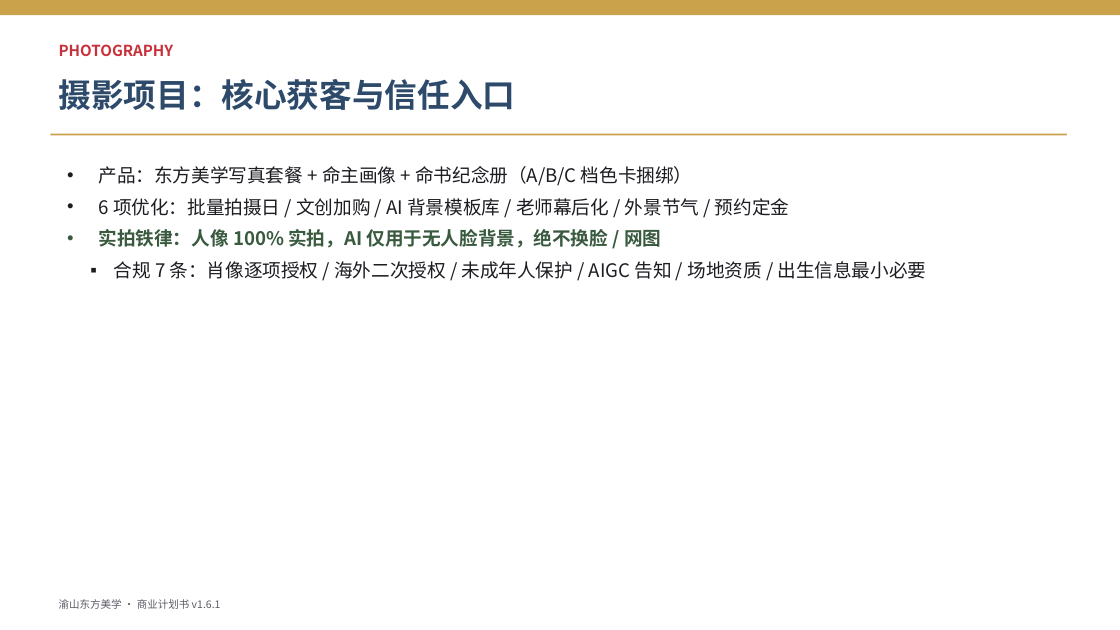
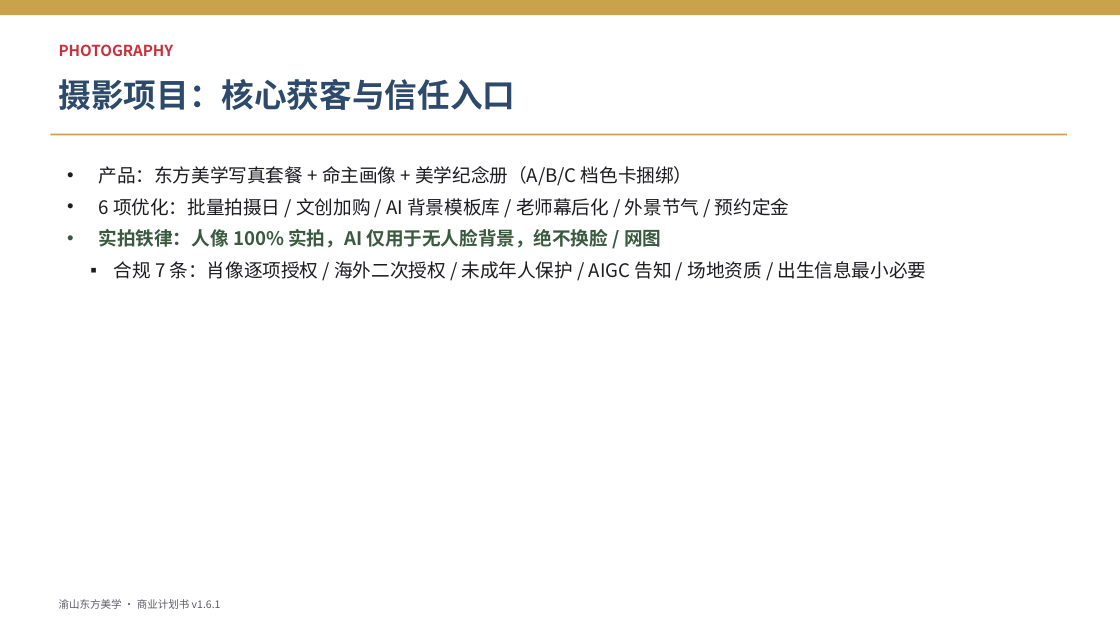
Before and after one commit to fenghuo02/ai-project, a slide deck: slide 4 of docs/business-plan-deck.pptx. Drawn at 1120x630 pixels with LibreOffice and Linux fonts; fonts in the diff are those of the drawing. Boxes give left, top, right and bottom in pixels: in the first picture for what was removed or moved away, otherwise in the second. Text is boxed around its words. In the diff, an @@ line names an element or a change of style, - is before the commit and + after.

Commit message:
chore(v1.6.2): 命书交付物下线，全文改为不含命理的「美学纪念册」
项目以后不再为客户生成「命书」。将原命书在交付/定价/订阅/合同中的位置，
统一替换为不含命理推算的「美学纪念册」（汇编客户专属命主画像/节气壁纸/
节气与五行美学图文），保留原价格档与收入结构，仅去除命理属性。

变更文件：
- docs/business-plan-chongqing-yixue-photo.md（主计划书 v1.6.1→v1.6.2，新增变更日志）
- docs/business-plan-teacher-edition.md（老师版）
- docs/products/00-sku-overview.md / sku-tier2-midrange.md / sku-tier3-premium.md
- docs/contracts/02-company-A-media-charter.md（A 公司章程：交付物/IP/命名口径）
- docs/business-plan-deck.pptx（PPT 同步重生成）

合规：美学纪念册仅作美学纪念读物，保留 AIGC 声明，严禁命理/算命/改运表述；
八字仅作命主画像/壁纸的色彩坐标美学用途，不产出命理文字交付物。

```diff
--- a/docs/business-plan-deck.pptx
+++ b/docs/business-plan-deck.pptx
@@ text at box(99, 166, 693, 186): text changed @@
-• 产品：东方美学写真套餐 + 命主画像 + 命书纪念册（A/B/C 档色卡捆绑）
+• 产品：东方美学写真套餐 + 命主画像 + 美学纪念册（A/B/C 档色卡捆绑）
```
Also in this commit, not shown: 5 other slides changed, 6 other files.
